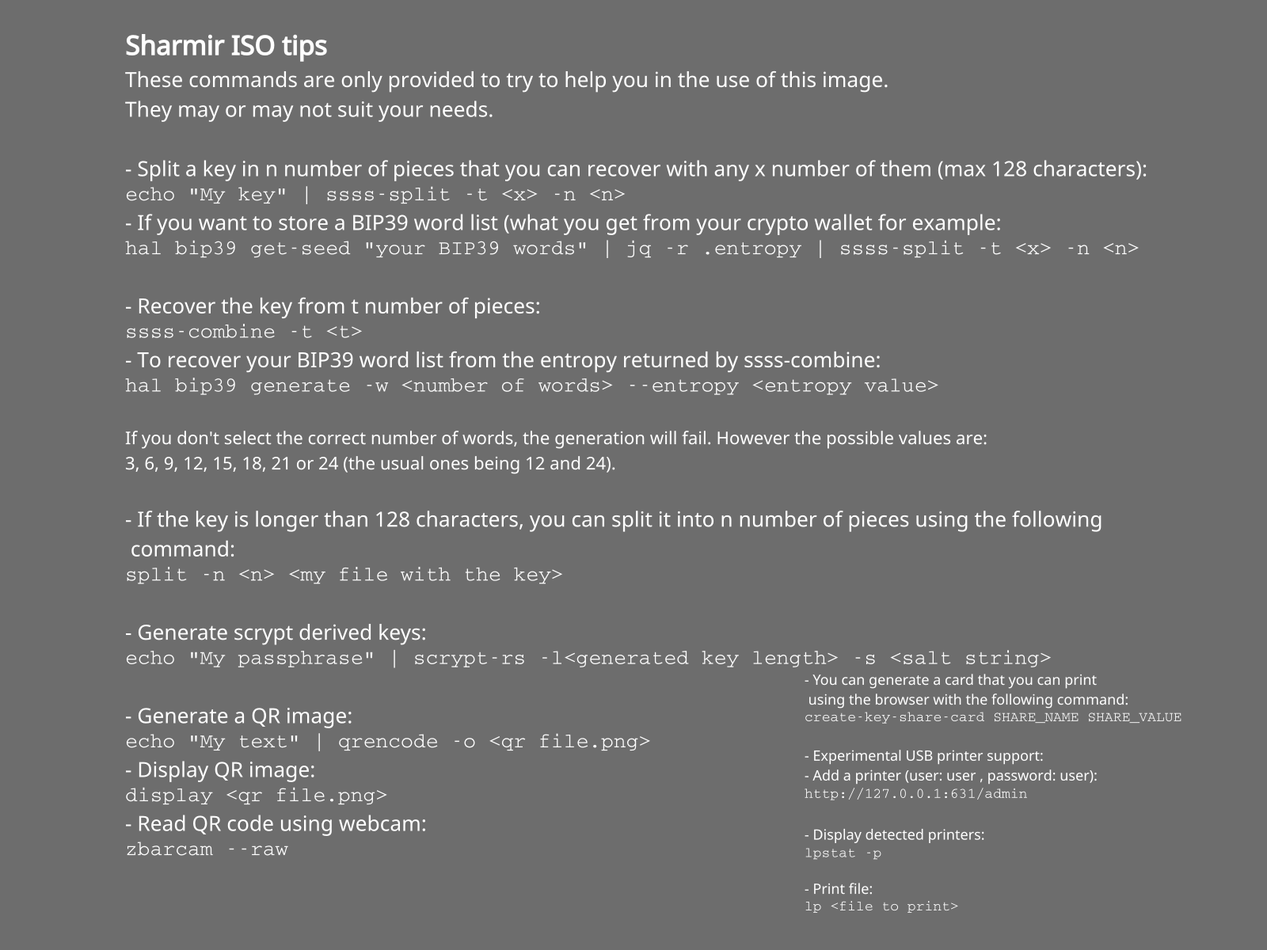
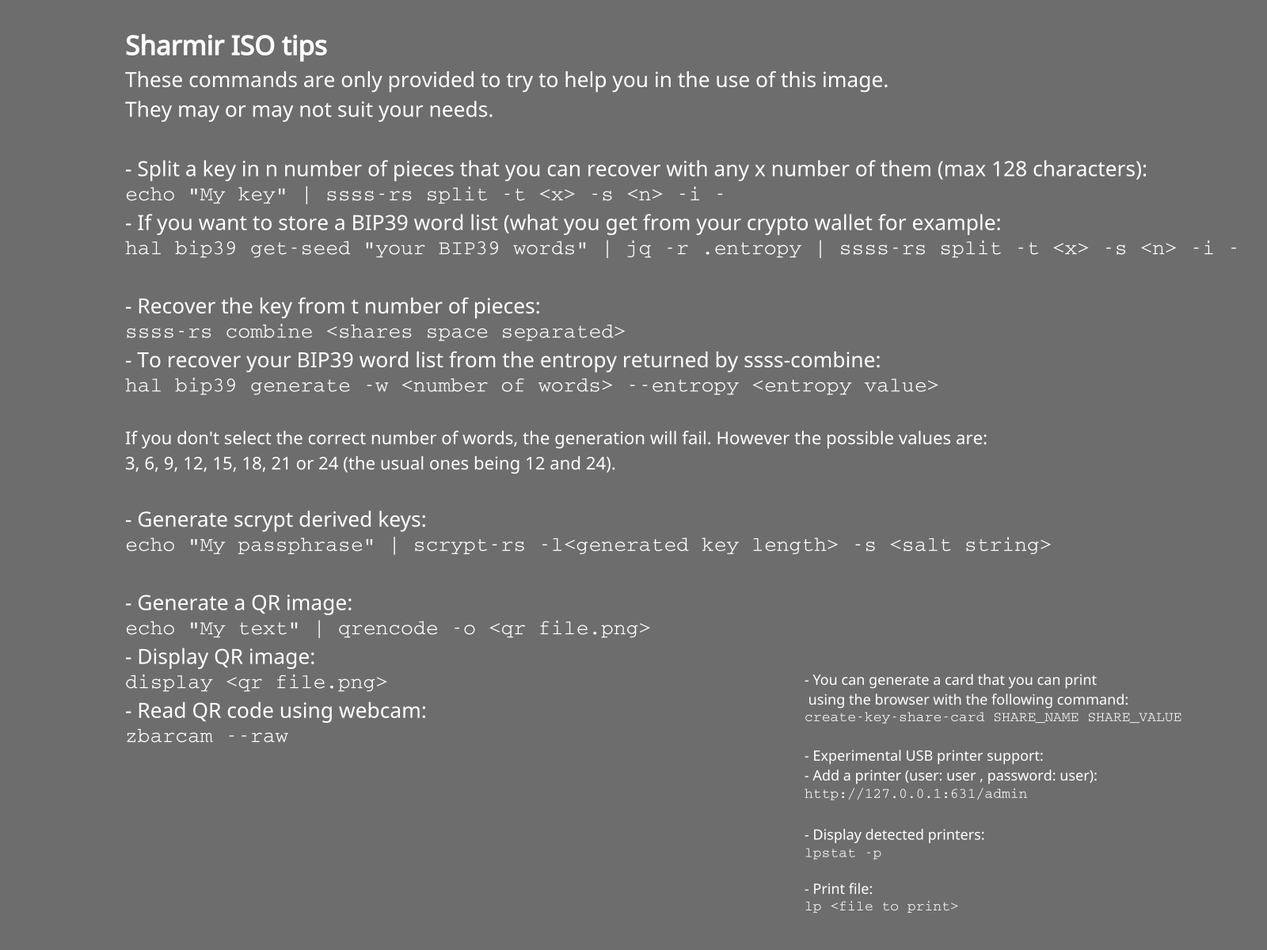
Layer changes from the first w=1267, h=950 image to the second:
painted on "Fill" over box(125, 186, 1236, 856)
